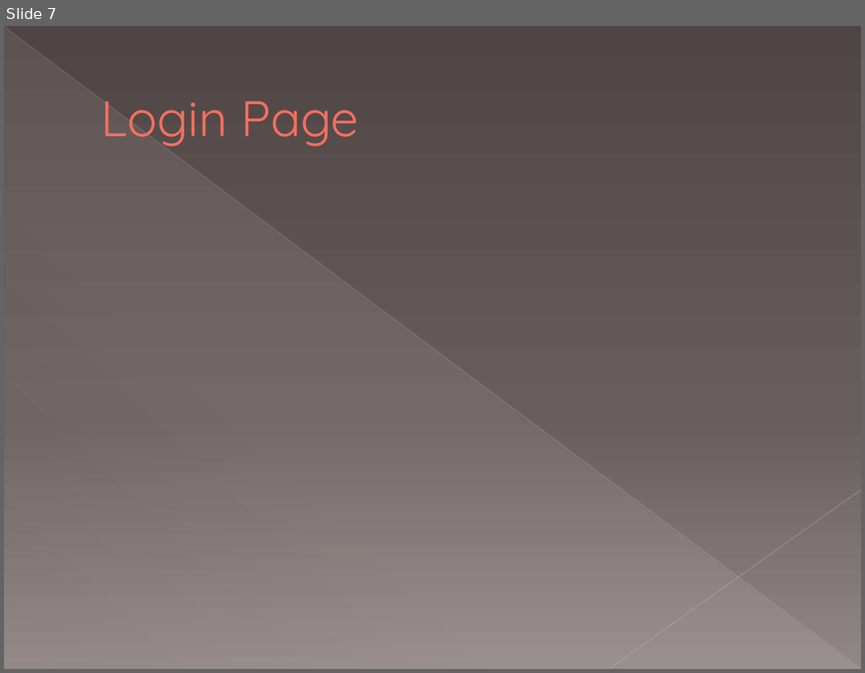
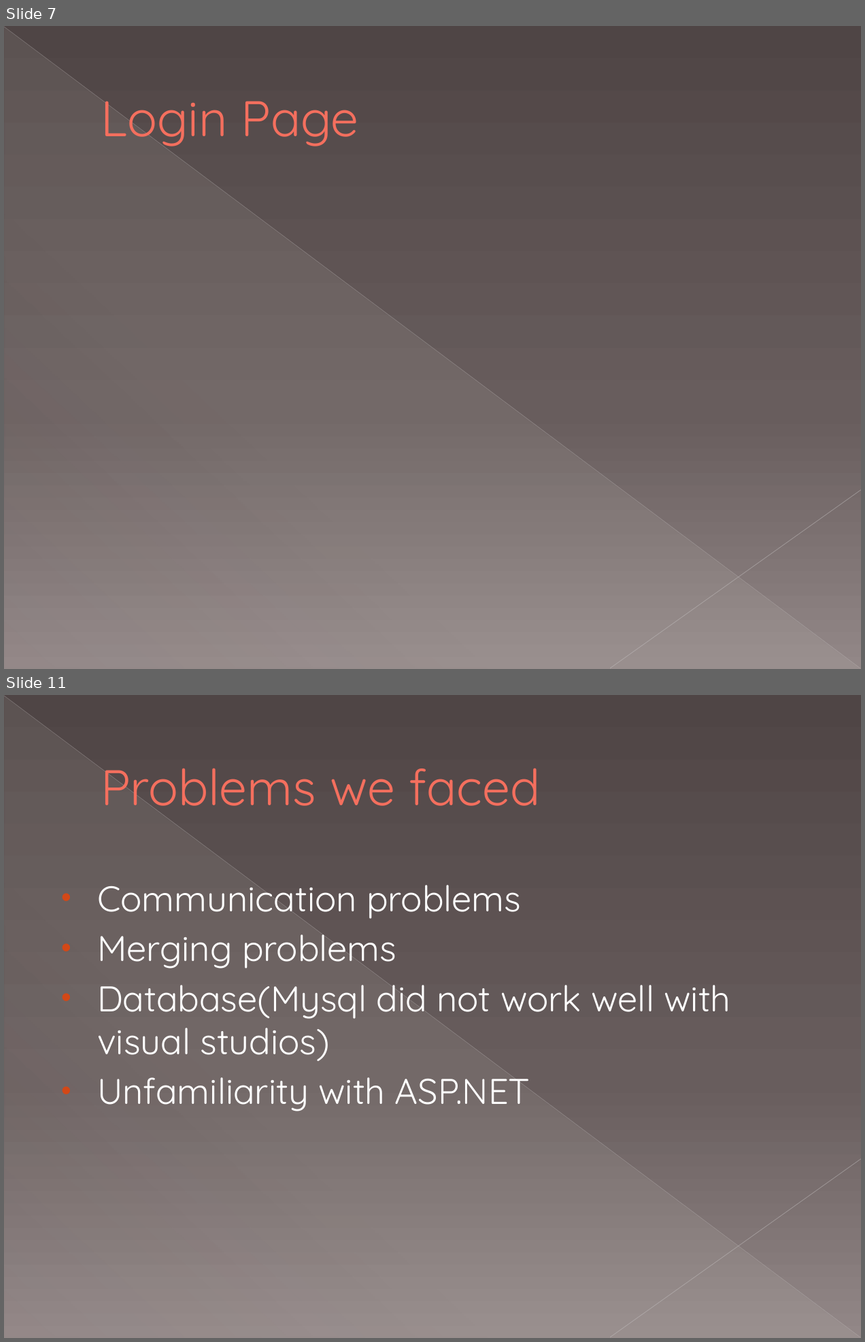
Before and after one commit to Jessie-Wilkins/CIS474TeamProject, a slide deck: ProjectPPT.pptx. Shown one above the other, each under a label of ours: slide 7 before the commit, slides 7 and 11 after it; the slides between them are not shown. The pictures are 865x673 and 865x1342 pixels, drawn with LibreOffice and Linux fonts; fonts in the diff are those of the drawing. Boxes give left, top, right and bottom in pixels: in the first picture for what was removed or moved away, otherwise in the second. Text is boxed around its words. In the diff, an @@ line names an element or a change of style, - is before the commit and + after.

```diff
--- a/ProjectPPT.pptx
+++ b/ProjectPPT.pptx
@@ slide 11 added at <box>4,695,861,1338</box>, background gradient #4F4646 to #685D5D to #928787; not listed: 3 template elements that a slide beside it also shows @@
@@ title added at <box>101,768,540,816</box>, 42 pt, text #F4705E @@
+Problems we faced
@@ text added at <box>97,885,730,1111</box>, 30 pt, text #FFFFFF @@
+• Communication problems
+• Merging problems
+• Database(Mysql did not work well with visual studios)
+• Unfamiliarity with ASP.NET
```
Also in this commit, not shown: 4 slides changed, 1 other slide added, 1 other file.
